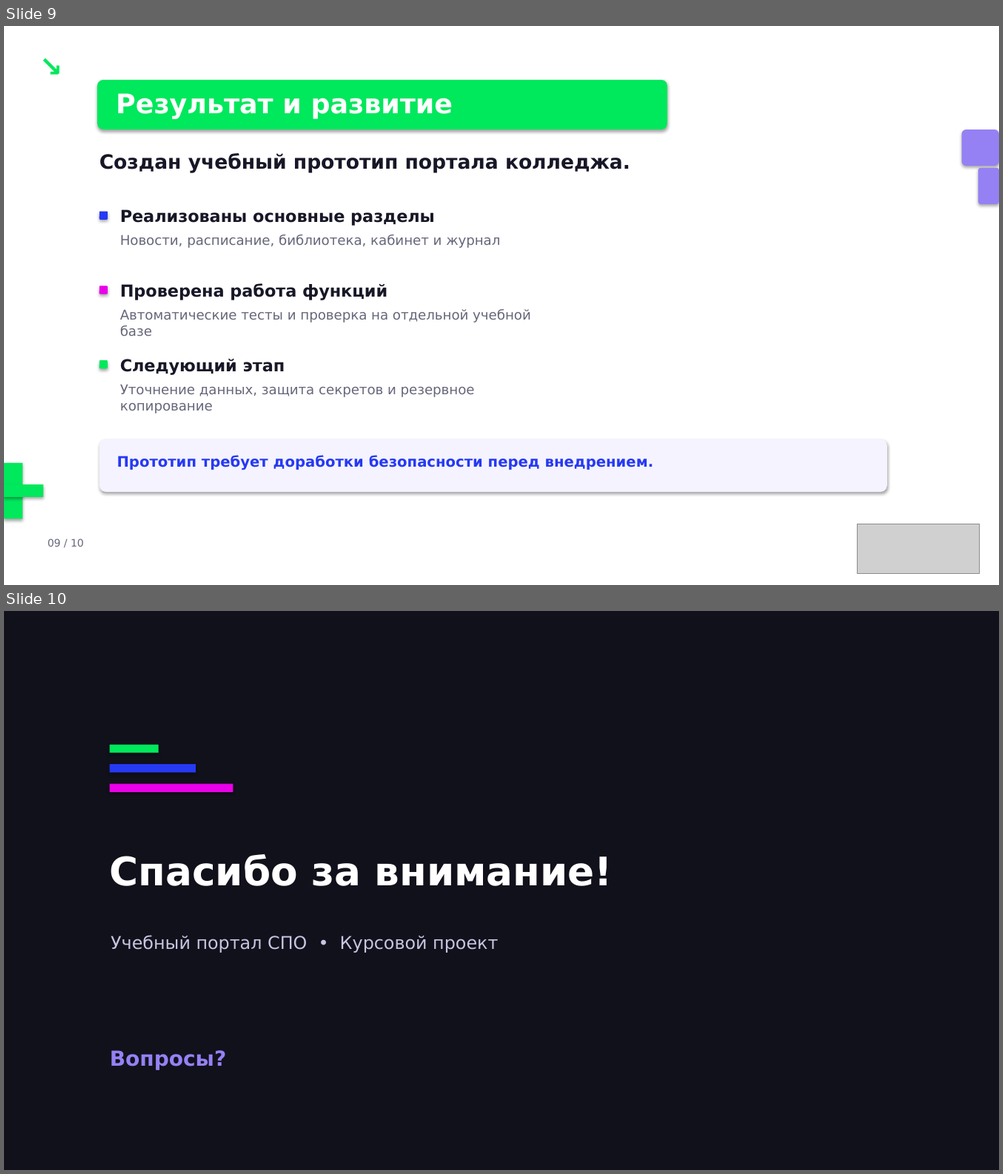
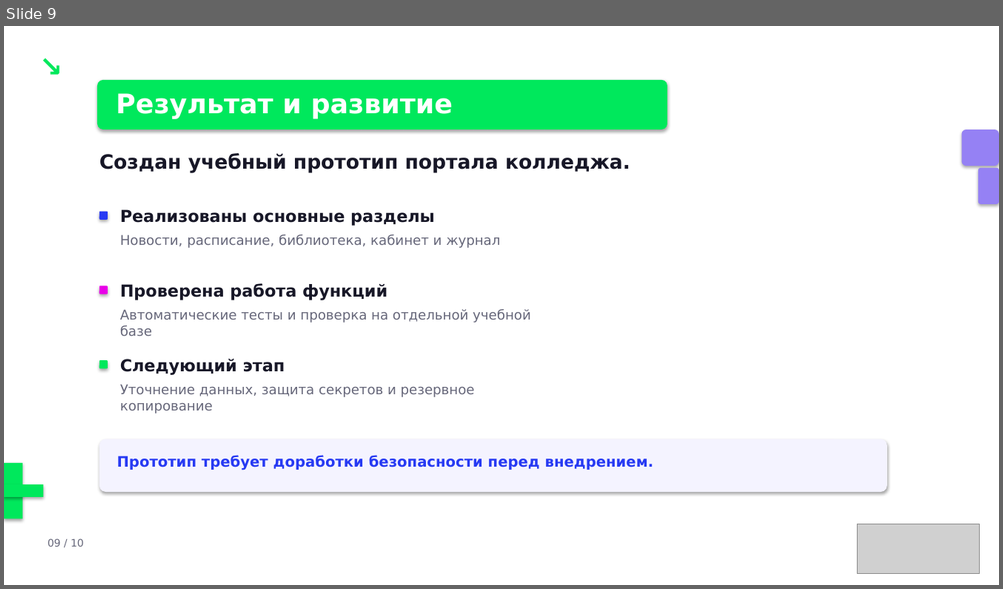
Before and after one commit to Britva52/ElectronicJournal, a slide deck: presentation/portal-presentation.pptx. Shown one above the other, each under a label of ours: slides 9 and 10 before the commit, slide 9 after it. The pictures are 1003x1174 and 1003x589 pixels, drawn with LibreOffice and Linux fonts; fonts in the diff are those of the drawing; grey boxes stand for pictures. Boxes give left, top, right and bottom in pixels: in the first picture for what was removed or moved away, otherwise in the second. Text is boxed around its words. In the diff, an @@ line names an element or a change of style, - is before the commit and + after.

```diff
--- a/presentation/portal-presentation.pptx
+++ b/presentation/portal-presentation.pptx
@@ slide 10 removed at [4, 611, 999, 1170], background #11111C @@
@@ rectangle removed at [110, 744, 159, 753] @@
@@ rectangle removed at [110, 765, 196, 773] @@
@@ rectangle removed at [110, 784, 233, 792] @@
@@ text removed at [110, 854, 612, 886] @@
-Спасибо за внимание!
@@ text removed at [111, 935, 498, 953] @@
-Учебный портал СПО • Курсовой проект
@@ text removed at [110, 1051, 227, 1071] @@
-Вопросы?
```
Also in this commit, not shown: 1 slide changed, 1 slide added, 1 other file.
